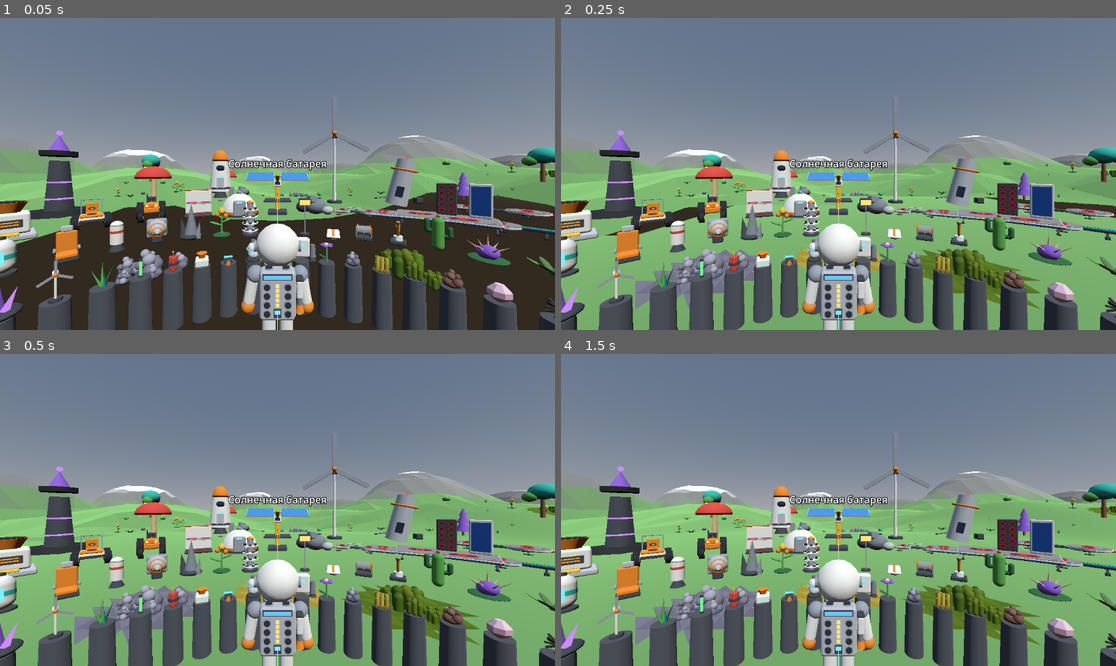
Above: before the commit, frames 1-4 (two rows, left to right).
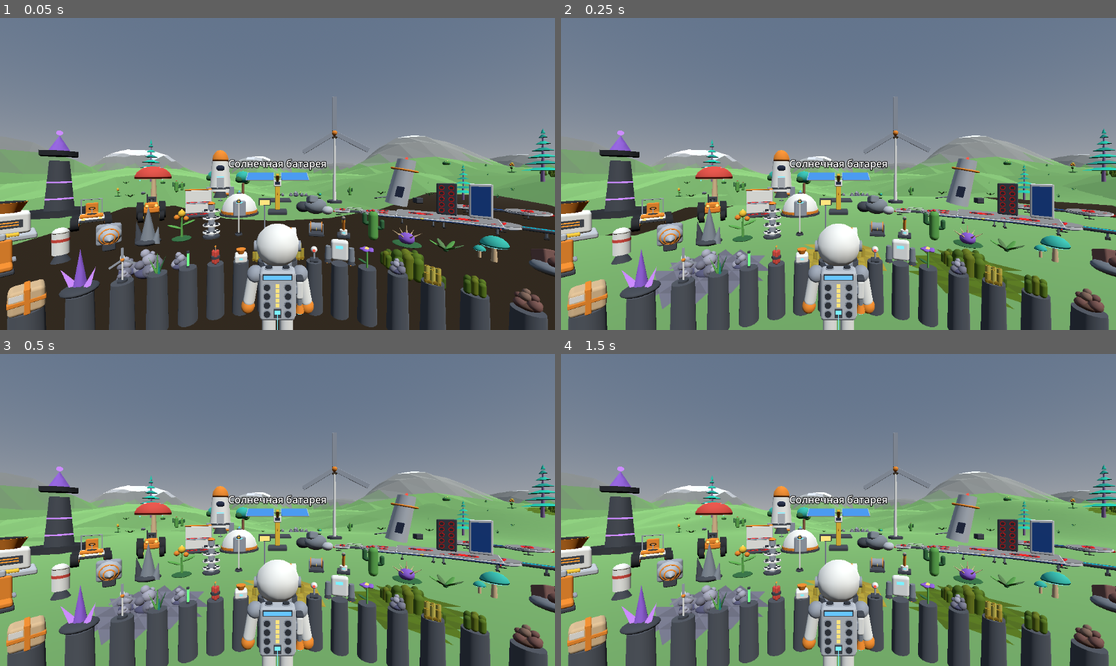
Above: after the commit, the same moments.

Repository: Vano3667/Astro-Planet
Game: Godot game, scene res://main.tscn
Two runs of this game, one before a commit and one after it. Both use one fixed random seed, a clock stepped at 60 frames per second and the inputs below.
Inputs:
- Up to frame 1 (0.05 s): no input
- Up to frame 2 (0.25 s): no input
- Up to frame 3 (0.5 s): no input
- Up to frame 4 (1.5 s): tap Enter at 1.25 s

The runs differ from the first frame. In frame 1, 20% of the frame differs, in the area x 0-100%, y 35-100%; in frame 2, 21%; in frame 3, 21%; in frame 4, 21%.

Commit message:
После просмотра пяти листов сборки 45483936141: образцы с тумб на землю, ель и красный клубок на земле, подпись картинок грунта с обводкой
Агент увидел все пять листов: 143 клетки каталога, четыре вида витрины,
семь картинок грунта. Подписи читаются и совпадают с содержимым.
Набор 7: все 22 модели на месте, палки и листья наклонены так, как
задумано в коде.

По картинкам:
- три образца для исследования на тумбах витрины шире шага тумб и
  налезали друг на друга: переставлены на землю (кольцо 1);
- подпись картинки пещеры тёмная на тёмном: у подписей картинок грунта
  светлая обводка, размер растёт вместе с кадром;
- на земле вместо сиреневой ели набора 3 ставится ярусная ель набора 7,
  в горах на серой скале изредка растёт красный клубок (по описанию
  природы: в лесах ярусная ель, в горах красный клубок).

Diff:
--- a/game/models/models_set7.gd
+++ b/game/models/models_set7.gd
@@ -12,10 +12,13 @@
 # the proportions are own; such models are marked "own proportions" below.
 # A comment like "nature.md: flora 4" is the number of the entry in that section of the file.
 #
-# The models stand only in the showroom (CATALOG7). They are not placed on the ground by
-# terrain/scatter.gd and have no behaviour.
-# Written without running the engine. The agent has not seen a picture of any model of this
-# set yet; see docs/REVIEW.md for what the agent has really seen.
+# All models stand in the showroom (CATALOG7). Two of them are also placed on the ground by
+# terrain/scatter.gd: tier_fir on the hills and bounce_knot on mountain rock. No behaviour.
+# Written without running the engine.
+# SEEN BY THE AGENT: all 22 models on the sheet of build 45483936141 (2026-11-24). Captions
+# match, every model has the parts listed below, sticks and leaves lean the way this file
+# says. Whether they look like the reference cannot be told: the agent has no pictures of
+# the reference, only the word descriptions. See docs/REVIEW.md.
 
 const PALETTE7 := {
 	"n_lilac": Color(0.94, 0.85, 0.94),
@@ -71,10 +74,13 @@
 
 # Titles are own names. Ring 0 - on pedestals, rings 1 to 3 - on the ground, bigger farther.
 # New entries go to the end, so the numbers of the earlier ones on the sheets do not move.
+# The three research finds stood on pedestals (ring 0). Seen on the showroom pictures of
+# build 45483936141: they are 0.5-0.6 m wide, the pedestals stand 0.45 m apart, so the
+# three ran into each other and into their neighbours. They stand on the ground now.
 const CATALOG7 := [
-	{"id": "research_rock", "title": "Образец: минерал", "ring": 0},
-	{"id": "research_lump", "title": "Образец: органика", "ring": 0},
-	{"id": "research_device", "title": "Образец: прибор", "ring": 0},
+	{"id": "research_rock", "title": "Образец: минерал", "ring": 1},
+	{"id": "research_lump", "title": "Образец: органика", "ring": 1},
+	{"id": "research_device", "title": "Образец: прибор", "ring": 1},
 	{"id": "pop_bulb", "title": "Хлопушка", "ring": 1},
 	{"id": "spike_cap", "title": "Шипогриб", "ring": 1},
 	{"id": "puff_ball", "title": "Пыхтун", "ring": 1},
@@ -158,8 +164,10 @@
 
 # A cylinder or cone that starts at a point and goes away in the direction (tilt, yaw).
 # d is the diameter at the start, d_top at the far end (-1 = the same, 0 = a sharp tip).
-# Assumes that the model builder turns a part around X first and then around Y; if sticks
-# lean the wrong way on a picture, this is the place to look.
+# Relies on the model builder turning a part around X first and then around Y.
+# Seen on the sheet of build 45483936141: sticks lean where they should (the neck of
+# spit_bulb goes to the front, the star of dome_shooter and the ground vines of whip_stalk
+# spread evenly around).
 static func _stick7(d: float, h: float, from: Vector3, c: String, tilt: float, yaw: float, d_top: float = -1.0, seg: int = 8) -> Dictionary:
 	var mid: Vector3 = from + _dir7(tilt, yaw) * (h * 0.5)
 	return cy(d, h, mid.x, mid.y, mid.z, c, tilt, yaw, 0.0, d_top, seg)
@@ -476,7 +484,7 @@
 
 # nature.md: tappable plant 4. A very tall thin tree: a pale blue trunk with a few turquoise
 # leaves and a "tail" on top. Width to height 0.19 as measured: about 1.6 m wide and
-# 7.9 m tall (own size).
+# 7.9 m tall (own size). On the sheet it is hard to see: thin and pale on a pale background.
 static func _mast_tree7() -> Array:
 	var a: Array = [
 		cy(0.60, 0.20, 0.0, 0.10, 0.0, "n_paleblue", 0.0, 0.0, 0.0, 0.36, 8),
--- a/game/terrain/scatter.gd
+++ b/game/terrain/scatter.gd
@@ -8,6 +8,10 @@
 # just a flat patch of paint on the ground.
 # On the gray mountain ground only rocks are placed. Seen on the picture terrain_7_mountain_near
 # (2026-11-24): trees and grass grew on bare rock and on the light summit.
+# One exception since session 23: the plant bounce_knot grows only on that gray ground, and
+# rarely. The appearance notes (astro-planet-research, nature.md) say that on the starting
+# planet it grows in the mountains and the tiered fir grows in the forests; so tier_fir of
+# model set 7 replaced the purple conifer tree_spire of set 3 here.
 # A prop whose ground was dug away is removed. Deposit nuggets are looked at often (they stand
 # exactly where the player digs), other props one column per frame. Seen on the picture
 # terrain_5_dig of build 45452791194: nuggets hung in the air over a fresh pit, because one
@@ -38,7 +42,9 @@
 # Name of the ground node next to this node in the scene (see main.gd).
 const WORLD_NODE := "Terrain"
 
-# id: model, w: how often it appears, lo / hi: size range, rock: may stand on mountain rock
+# id: model, w: how often it appears, lo / hi: size range, rock: may stand on mountain rock,
+# high: stands only on mountain rock (on lower ground its place stays empty).
+# Weights and sizes are own values. tier_fir is 6.3 m tall at size 1.
 const KINDS := [
 	{"id": "grass_tuft", "w": 6.0, "lo": 0.9, "hi": 1.8},
 	{"id": "bush", "w": 2.0, "lo": 0.8, "hi": 1.5},
@@ -49,11 +55,12 @@
 	{"id": "rock_small", "w": 2.0, "lo": 0.7, "hi": 1.8, "rock": true},
 	{"id": "rock_large", "w": 0.6, "lo": 0.7, "hi": 1.3, "rock": true},
 	{"id": "boulder_cluster", "w": 0.5, "lo": 0.7, "hi": 1.4, "rock": true},
-	{"id": "tree_puff", "w": 1.2, "lo": 0.8, "hi": 1.5},
-	{"id": "tree_spire", "w": 0.8, "lo": 0.8, "hi": 1.4},
+	{"id": "tree_puff", "w": 0.6, "lo": 0.8, "hi": 1.5},
+	{"id": "tier_fir", "w": 1.4, "lo": 0.55, "hi": 1.0},
 	{"id": "mushroom_tree", "w": 0.4, "lo": 0.7, "hi": 1.2},
 	{"id": "research_pod", "w": 0.15, "lo": 0.9, "hi": 1.1, "rock": true},
 	{"id": "wreck_panel", "w": 0.1, "lo": 0.9, "hi": 1.3, "rock": true},
+	{"id": "bounce_knot", "w": 0.5, "lo": 0.8, "hi": 1.3, "rock": true, "high": true},
 ]
 
 # Everything that stands on the ground now: plants, rocks, finds and deposit nuggets.
@@ -230,6 +237,9 @@
 			continue
 		var ground: float = Gen.height(x, z)
 		var id: String = str(kind["id"])
+		if bool(kind.get("high", false)) and ground <= HIGH_LEVEL:
+			# A mountain plant on low ground: the place stays empty.
+			continue
 		if ground > HIGH_LEVEL and not bool(kind.get("rock", false)):
 			# Bare rock: no plants. Some of the places get a stone, the rest stay empty.
 			if swap >= ROCK_SWAP:
--- a/game/tools/render_terrain.gd
+++ b/game/tools/render_terrain.gd
@@ -12,6 +12,7 @@
 # Needs a real renderer (not --headless); the GitHub build runs it under xvfb.
 # Output folder: env PREVIEW_DIR. Lines for the build log start with TERRAIN_SHOT.
 # The light here is set by this script: only its direction is the same as in the game.
+# The build glues these pictures into one sheet (tools/make_sheet.gd).
 # Written without running the engine.
 
 const Gen := preload("res://terrain/terrain_gen.gd")
@@ -25,6 +26,8 @@
 # The character stands here at the start of the game (see main.gd).
 const START := Vector3(0.0, 0.0, -3.0)
 const MAX_WAIT_FRAMES := 2500
+# The caption size was chosen for a 1024 x 768 picture; it grows with the picture.
+const BASE_H := 768.0
 
 var _terrain: VoxelWorld
 var _far: FarTerrain
@@ -66,6 +69,9 @@
 	_cam.fov = 70.0
 	_cam.far = 900.0
 
+	# Dark text with a light outline: readable on the sky and in the cave.
+	# Seen on the pictures of builds 45463833312 and 45483936141: plain dark text of
+	# terrain_6_cave was lost on the dark picture.
 	var layer := CanvasLayer.new()
 	root.add_child(layer)
 	_caption = Label.new()
@@ -73,6 +79,8 @@
 	_caption.position = Vector2(24.0, 14.0)
 	_caption.add_theme_font_size_override("font_size", 40)
 	_caption.add_theme_color_override("font_color", Color(0.08, 0.09, 0.12))
+	_caption.add_theme_color_override("font_outline_color", Color(1.0, 1.0, 1.0))
+	_caption.add_theme_constant_override("outline_size", 10)
 
 	_terrain = VoxelWorld.new()
 	root.add_child(_terrain)
@@ -84,6 +92,12 @@
 	_focus(START)
 	var frames: int = await _wait_ground()
 	print("TERRAIN_SHOT loaded frames=%d built=%d pending=%d far_tris=%d props=%d" % [frames, _terrain.built_count, _terrain.pending_count(), _far.tri_count, _scatter.prop_count])
+
+	# The window has its real size only after the first frames.
+	var k: float = maxf(float(root.size.y) / BASE_H, 0.5)
+	_caption.position = Vector2(24.0, 14.0) * k
+	_caption.add_theme_font_size_override("font_size", int(round(40.0 * k)))
+	_caption.add_theme_constant_override("outline_size", int(round(10.0 * k)))
 
 	var ground: float = _terrain.ground_y(START.x, START.z, 2.0)
 	var hero: Node3D = Builder.build("explorer")
@@ -158,8 +172,8 @@
 		frames = await _wait_ground()
 		var best_dir := Vector3(0.0, 0.0, -1.0)
 		var best_len: float = 0.0
-		for k in 12:
-			var ang: float = TAU * float(k) / 12.0
+		for n in 12:
+			var ang: float = TAU * float(n) / 12.0
 			var dir := Vector3(sin(ang), 0.0, cos(ang))
 			var hit: Dictionary = _terrain.raycast(cave, dir, 60.0)
 			var hit_pos: Vector3 = hit["position"]
